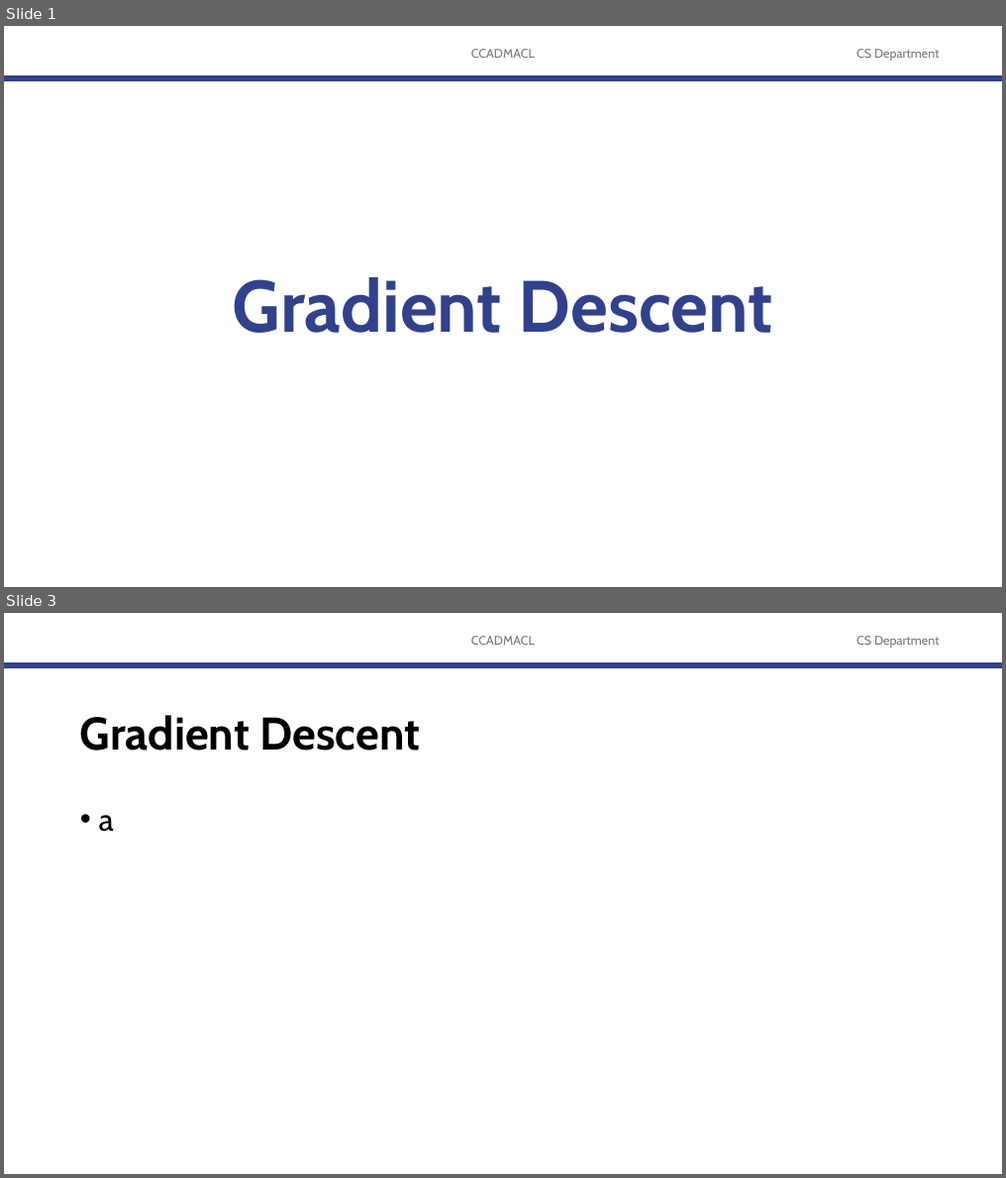
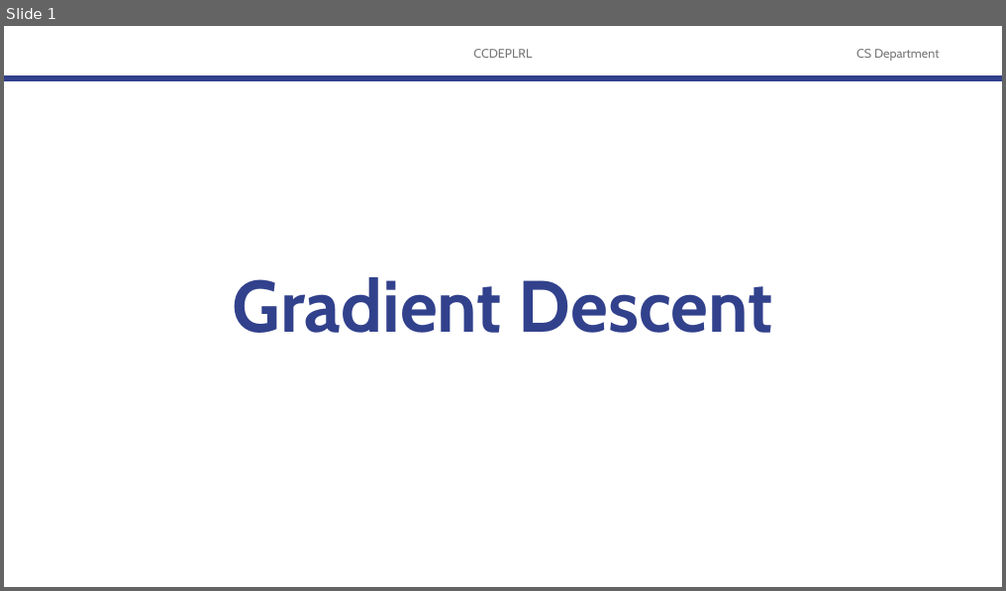
Before and after one commit to robitussin/CCDEPLRL, a slide deck: 2 - Training Neural Networks/Gradient Descent.pptx. Shown one above the other, each under a label of ours: slides 1 and 3 before the commit, slide 1 after it; the slides between them are not shown. The pictures are 1006x1178 and 1006x591 pixels, drawn with LibreOffice and Linux fonts; fonts in the diff are those of the drawing; background and template pictures are left out. Boxes give left, top, right and bottom in pixels: in the first picture for what was removed or moved away, otherwise in the second. Text is boxed around its words. In the diff, an @@ line names an element or a change of style, - is before the commit and + after.

```diff
--- a/2 - Training Neural Networks/Gradient Descent.pptx
+++ b/2 - Training Neural Networks/Gradient Descent.pptx
@@ slide 3 removed at box(4, 613, 1002, 1174), background #FFFFFF; not listed: 3 template elements that a slide beside it also shows @@
@@ title removed at box(80, 715, 420, 751) @@
-Gradient Descent
@@ text removed at box(99, 815, 114, 832) @@
-• a
@@ slide 1 changed as well @@
@@ text at box(473, 49, 532, 58): text changed @@
-CCADMACL
+CCDEPLRL
```
Also in this commit, not shown: 105 other slides changed.
